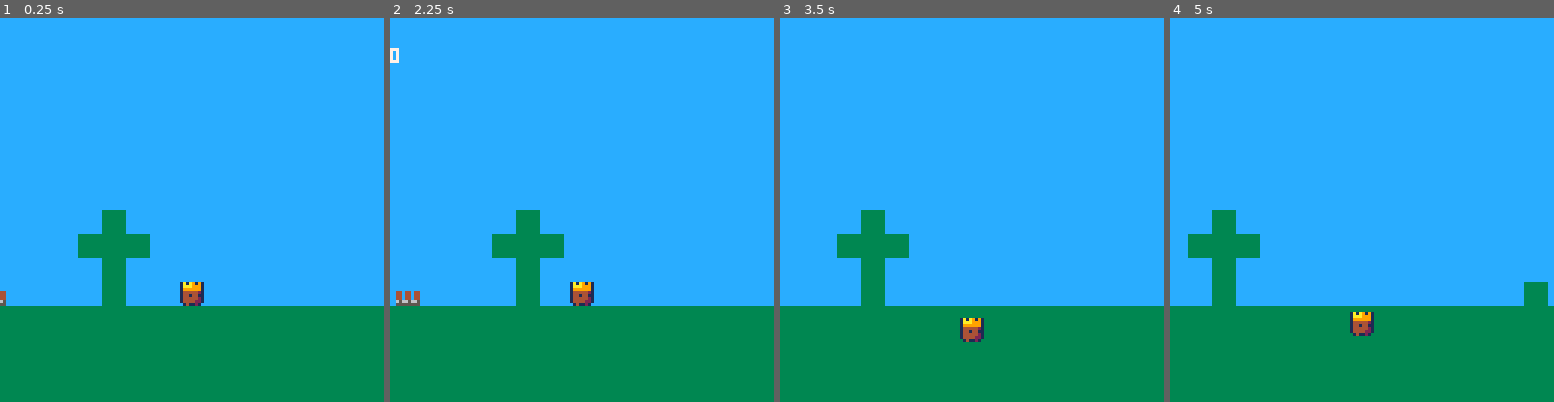
Above: before the commit, frames 1-4 (left to right).
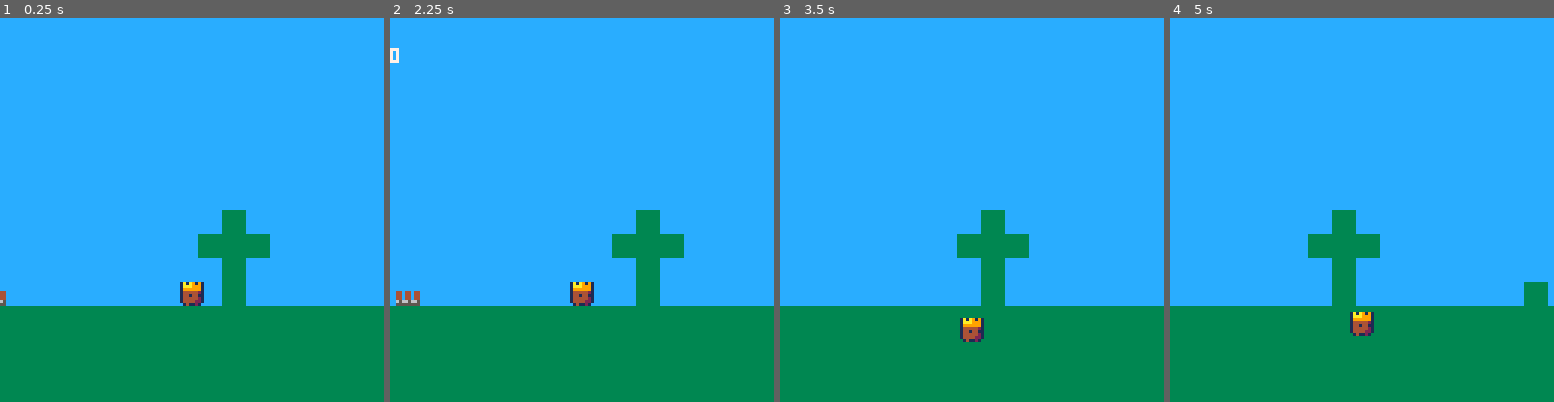
Above: after the commit, the same moments.

Repository: shen-sat/kingdom
Game: PICO-8 cartridge kingdom.p8
The game is run twice, just before and just after one commit, with the same random seed, the same clock (stepped at 60 frames per second) and the same inputs.
Inputs:
- Up to frame 1 (0.25 s): no input
- Up to frame 2 (2.25 s): tap O (Z key) at 0.33, 0.7, 1.43, 2.22 s; tap X (X key) at 1.07, 2.07 s; hold Left from 1.97 s (still down)
- Up to frame 3 (3.5 s): release Left at 2.37 s; tap X (X key) every 0.33 s from 2.4 to 3.4 s; hold Down 2.42-2.82 s; hold Right from 2.87 s (still down); tap O (Z key) at 3.1 s
- Up to frame 4 (5 s): release Right at 3.53 s; hold Up 3.58-4.08 s; tap X (X key) every 0.33 s from 3.73 to 4.73 s; tap O (Z key) at 3.98, 4.87 s; hold Right 4.13-4.53 s; hold Down from 4.58 s (still down)

The runs differ from the first frame. In frame 1, 4.7% of the frame differs, in the area x 20-71%, y 50-75%; in frame 2, 4.7%; in frame 3, 4.7%; in frame 4, 4.7%.

Commit message:
Add burrow sprite

Diff:
--- a/kingdom.p8
+++ b/kingdom.p8
@@ -351,14 +351,14 @@
 end
 
 __gfx__
-1a1a919133333333cccccccc000101000713310000444400000000000000000000dddd0000000000000000000000000000000000000000000000000000000000
-1aaa999133333333cccccccc00161610017333100477fa2000000000000000000d1111d000000000000000000000000000000000000000000000000000000000
-1999999133333333cccccccc001616101333333147f99af20000000000a00a00d111111d01111110011111100000000000000000000000000000000000000000
-1444442133333333cccccccc00161610144444214f9999a24404404400a00a00d111111d14444421100000010000000000000000000000000000000000000000
-1441441133333333cccccccc01166161144144114a9999a2440440440a9aa9a0d111111d14414411100100110000000000000000000000000000000000000000
-1444442133333333cccccccc16666661144444214fa99a72440440440a9aa9a0d111111d14444421100000010000000000000000000000000000000000000000
-1444422133333333cccccccc1666dd101444422104aa772065665665675775760d1111d014444221100000010000000000000000000000000000000000000000
-0141121033333333cccccccc161d16100141121000442200555555556656656600dddd0001411210010110100000000000000000000000000000000000000000
+1a1a919133333333cccccccc000101000713310000444400000000000000000000dddd0000000000000000000030000000000000000000000000000000000000
+1aaa999133333333cccccccc00161610017333100477fa2000000000000000000d1111d000000000000000000030000300000000000000000000000000000000
+1999999133333333cccccccc001616101333333147f99af20000000000a00a00d111111d01111110011111100331033000000000000000000000000000000000
+1444442133333333cccccccc00161610144444214f9999a24404404400a00a00d111111d14444421100000013333333100000000000000000000000000000000
+1441441133333333cccccccc01166161144144114a9999a2440440440a9aa9a0d111111d14414411100100113333133300000000000000000000000000000000
+1444442133333333cccccccc16666661144444214fa99a72440440440a9aa9a0d111111d14444421100000013331133100000000000000000000000000000000
+1444422133333333cccccccc1666dd101444422104aa772065665665675775760d1111d014444221100000013333333100000000000000000000000000000000
+0141121033333333cccccccc161d16100141121000442200555555556656656600dddd0001411210010110100111111000000000000000000000000000000000
 01111111000000000000000000000000000000000000000000000000000000000000000000000000000000000000000000000000000000000000000000000000
 19988889000000000000000000000000000000000000000000000000000000000000000000000000000000000000000000000000000000000000000000000000
 19988889000000000000000000000000000000000000000000000000000000000000000000000000000000000000000000000000000000000000000000000000
@@ -384,10 +384,10 @@
 0202020202020202020202020202020202020202020202020202020202020202000000000000000000000000000000000000000000000000000000000000000000000000000000000000000000000000000000000000000000000000000000000000000000000000000000000000000000000000000000000000000000000000
 0202020202020202020202020202020202020202020202020202020202020202000000000000000000000000000000000000000000000000000000000000000000000000000000000000000000000000000000000000000000000000000000000000000000000000000000000000000000000000000000000000000000000000
 0202020202020202020202020202020202020202020202020202020202020202000000000000000000000000000000000000000000000000000000000000000000000000000000000000000000000000000000000000000000000000000000000000000000000000000000000000000000000000000000000000000000000000
-0202020202020202020202020201020202020202020202020202020202020202000000000000000000000000000000000000000000000000000000000000000000000000000000000000000000000000000000000000000000000000000000000000000000000000000000000000000000000000000000000000000000000000
-0202020202020202020202020101010202020202020202020202020202020202000000000000000000000000000000000000000000000000000000000000000000000000000000000000000000000000000000000000000000000000000000000000000000000000000000000000000000000000000000000000000000000000
-0202020202020202020202020201020202020202020202020202020202020202000000000000000000000000000000000000000000000000000000000000000000000000000000000000000000000000000000000000000000000000000000000000000000000000000000000000000000000000000000000000000000000000
-0202020202020202020202020201020202020202020202020202010202010202000000000000000000000000000000000000000000000000000000000000000000000000000000000000000000000000000000000000000000000000000000000000000000000000000000000000000000000000000000000000000000000000
+0202020202020202020202020202020202020102020202020202020202020202000000000000000000000000000000000000000000000000000000000000000000000000000000000000000000000000000000000000000000000000000000000000000000000000000000000000000000000000000000000000000000000000
+0202020202020202020202020202020202010101020202020202020202020202000000000000000000000000000000000000000000000000000000000000000000000000000000000000000000000000000000000000000000000000000000000000000000000000000000000000000000000000000000000000000000000000
+0202020202020202020202020202020202020102020202020202020202020202000000000000000000000000000000000000000000000000000000000000000000000000000000000000000000000000000000000000000000000000000000000000000000000000000000000000000000000000000000000000000000000000
+0202020202020202020202020202020202020102020202020202010202010202000000000000000000000000000000000000000000000000000000000000000000000000000000000000000000000000000000000000000000000000000000000000000000000000000000000000000000000000000000000000000000000000
 0101010101010101010101010101010101010101010101010101010101010101000000000000000000000000000000000000000000000000000000000000000000000000000000000000000000000000000000000000000000000000000000000000000000000000000000000000000000000000000000000000000000000000
 0101010101010101010101010101010101010101010101010101010101010101000000000000000000000000000000000000000000000000000000000000000000000000000000000000000000000000000000000000000000000000000000000000000000000000000000000000000000000000000000000000000000000000
 0101010101010101010101010101010101010101010101010101010101010101000000000000000000000000000000000000000000000000000000000000000000000000000000000000000000000000000000000000000000000000000000000000000000000000000000000000000000000000000000000000000000000000
